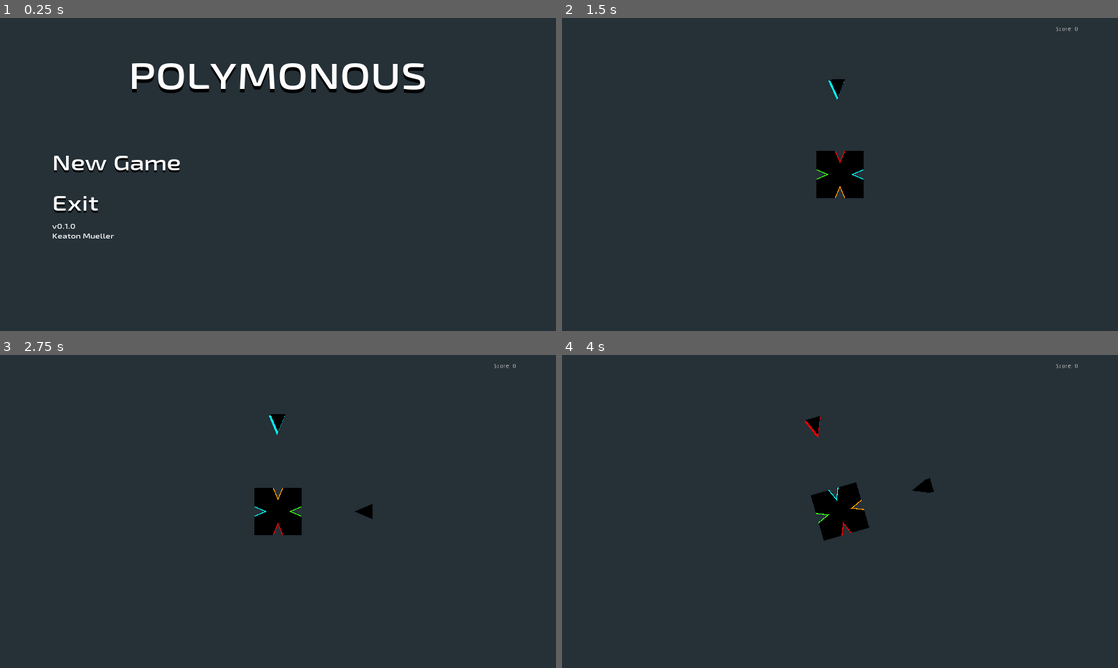
Above: before the commit, frames 1-4 (two rows, left to right).
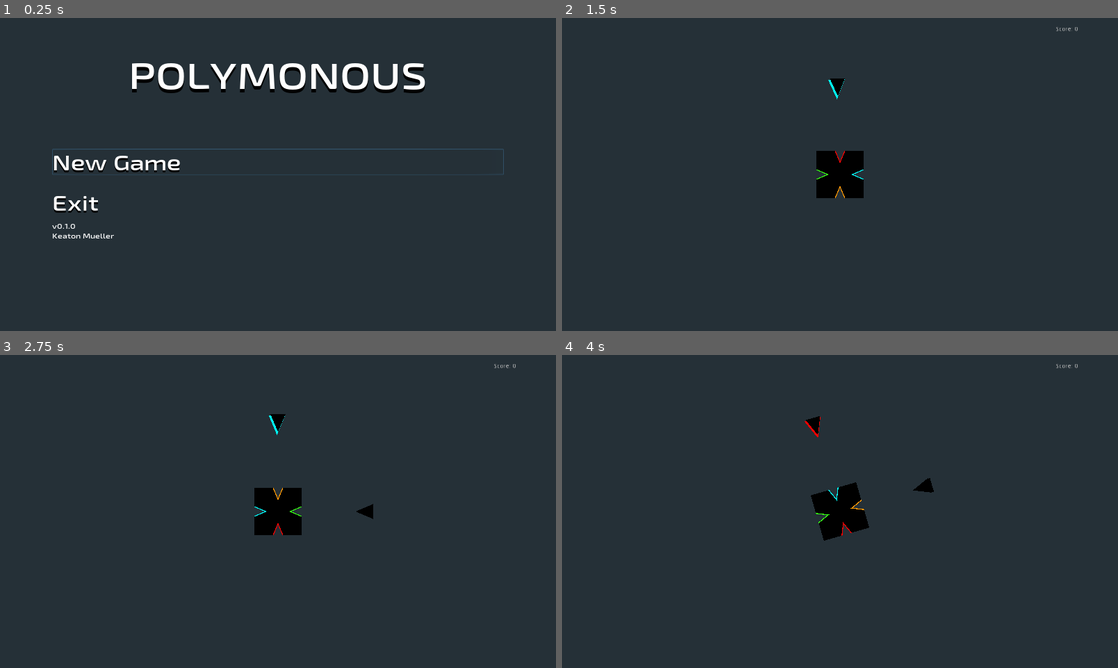
Above: after the commit, the same moments.

Repository: KeatonMueller/polymonous
Game: Godot game, scene res://Scenes/Title/TitleScreen.tscn
Same seed, same stepped clock (60 frames per second), same inputs: the game is played once before the commit and once after it.
Inputs:
- Up to frame 1 (0.25 s): no input
- Up to frame 2 (1.5 s): click "New Game" at 0.5 s; tap Enter (new_game) at 1.25 s; hold Right (rot_right) from 1.28 s (still down); tap S (drop) at 1.35 s
- Up to frame 3 (2.75 s): tap Space at 2 s; release Right (rot_right) at 2.03 s; hold Left (rot_left) from 2.03 s (still down); tap Enter (new_game) at 2.1 s
- Up to frame 4 (4 s): release Left (rot_left) at 2.78 s; hold Right (rot_right) from 2.78 s (still down); tap S (drop) at 2.85 s; tap Enter (new_game) at 3.5, 3.6 s

The runs differ from the first frame. In frame 1, 0.3% of the frame differs, in the area x 9-91%, y 41-51%; in frame 2, less than 0.1%; in frame 3, less than 0.1%; in frame 4, less than 0.1%.

Commit message:
add fade in and auto focus

Diff:
--- /dev/null
+++ b/Scenes/FadeIn/FadeIn.gd
@@ -0,0 +1,9 @@
+extends ColorRect
+
+signal fade_finished
+
+func fade_in():
+	$AnimationPlayer.play("fade_in")
+
+func _on_AnimationPlayer_animation_finished(_anim_name):
+	emit_signal("fade_finished")
--- a/Scenes/FadeIn/FadeIn.tscn
+++ b/Scenes/FadeIn/FadeIn.tscn
@@ -1,8 +1,11 @@
-[gd_scene load_steps=2 format=2]
+[gd_scene load_steps=3 format=2]
 
-[sub_resource type="Animation" id=3]
-resource_name = "FadeIn"
-length = 0.5
+[ext_resource path="res://Scenes/FadeIn/FadeIn.gd" type="Script" id=1]
+
+[sub_resource type="Animation" id=1]
+resource_name = "fade_in"
+length = 0.25
+step = 0.05
 tracks/0/type = "value"
 tracks/0/path = NodePath(".:color")
 tracks/0/interp = 1
@@ -10,7 +13,7 @@
 tracks/0/imported = false
 tracks/0/enabled = true
 tracks/0/keys = {
-"times": PoolRealArray( 0, 0.5 ),
+"times": PoolRealArray( 0, 0.25 ),
 "transitions": PoolRealArray( 1, 1 ),
 "update": 0,
 "values": [ Color( 0, 0, 0, 0 ), Color( 0, 0, 0, 1 ) ]
@@ -22,9 +25,11 @@
 margin_left = -0.872559
 margin_right = -0.872559
 color = Color( 0, 0, 0, 0 )
+script = ExtResource( 1 )
 __meta__ = {
 "_edit_use_anchors_": false
 }
 
 [node name="AnimationPlayer" type="AnimationPlayer" parent="."]
-anims/FadeIn = SubResource( 3 )
+anims/fade_in = SubResource( 1 )
+[connection signal="animation_finished" from="AnimationPlayer" to="." method="_on_AnimationPlayer_animation_finished"]
--- a/Scenes/Title/TitleScreen.gd
+++ b/Scenes/Title/TitleScreen.gd
@@ -1,24 +1,14 @@
 extends Control
 
-
-# Declare member variables here. Examples:
-# var a = 2
-# var b = "text"
-
-
-# Called when the node enters the scene tree for the first time.
 func _ready():
-	pass # Replace with function body.
-
-
-# Called every frame. 'delta' is the elapsed time since the previous frame.
-#func _process(delta):
-#	pass
-
+	$Menu/CenterRow/Buttons/NewGameButton.grab_focus()
 
 func _on_NewGameButton_pressed():
-	var _d = get_tree().change_scene("res://Scenes/Main/MainScene.tscn")
-
+	$FadeIn.show()
+	$FadeIn.fade_in()
 
 func _on_ExitButton_pressed():
 	get_tree().quit()
+
+func _on_FadeIn_fade_finished():
+	var _d = get_tree().change_scene("res://Scenes/Main/MainScene.tscn")
--- a/Scenes/Title/TitleScreen.tscn
+++ b/Scenes/Title/TitleScreen.tscn
@@ -77,3 +77,4 @@
 visible = false
 [connection signal="pressed" from="Menu/CenterRow/Buttons/NewGameButton" to="." method="_on_NewGameButton_pressed"]
 [connection signal="pressed" from="Menu/CenterRow/Buttons/ExitButton" to="." method="_on_ExitButton_pressed"]
+[connection signal="fade_finished" from="FadeIn" to="." method="_on_FadeIn_fade_finished"]
